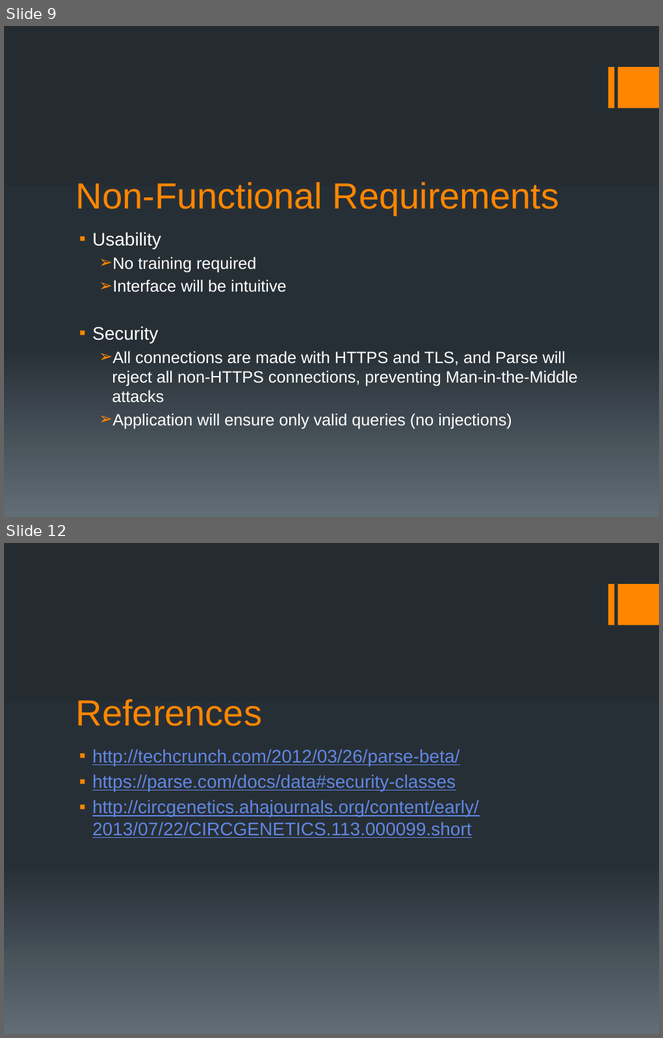
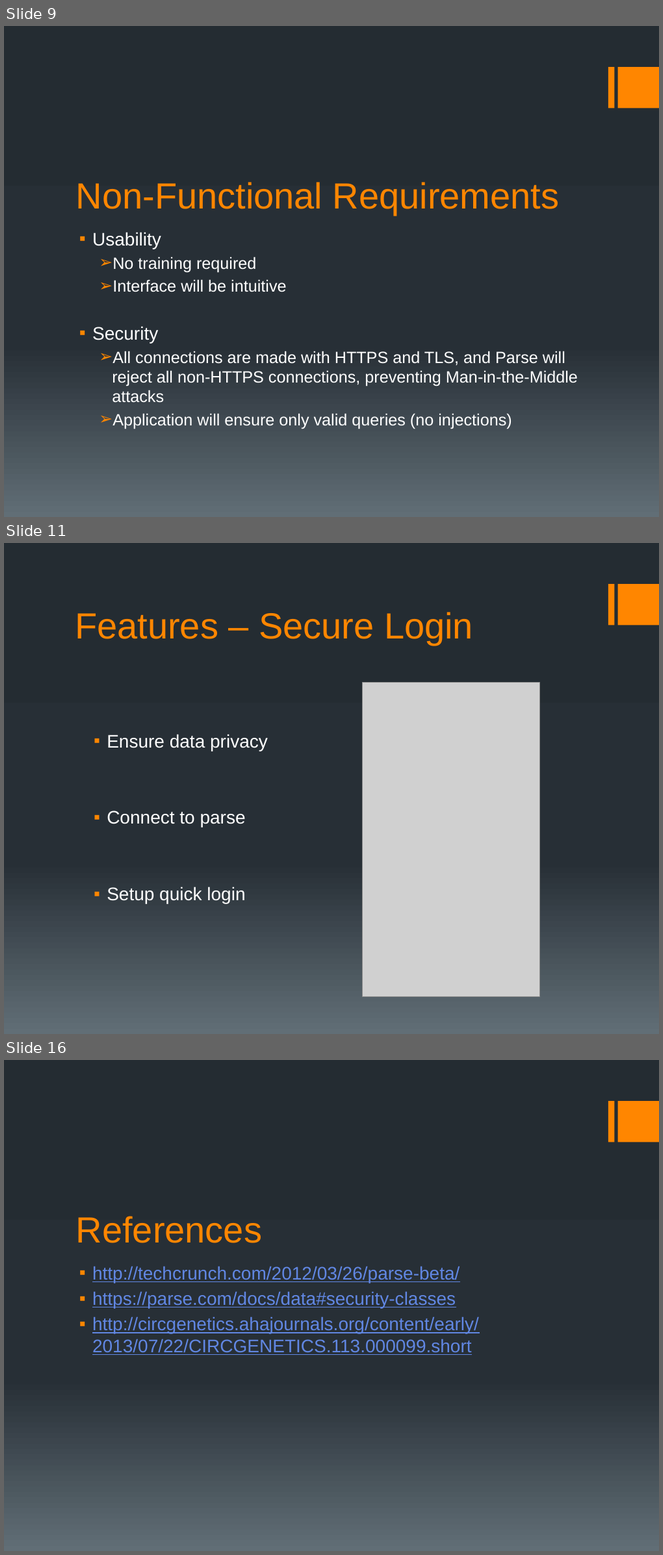
Before and after one commit to ShawnHesch/SAAPI, a slide deck: SAAPI_Walkthrough.pptx. Shown one above the other, each under a label of ours: slides 9 and 12 before the commit, slides 9, 11 and 16 after it; the slides between them are not shown. The pictures are 663x1038 and 663x1555 pixels, drawn with LibreOffice and Linux fonts; fonts in the diff are those of the drawing; grey boxes stand for pictures. Boxes give left, top, right and bottom in pixels: in the first picture for what was removed or moved away, otherwise in the second. Text is boxed around its words. In the diff, an @@ line names an element or a change of style, - is before the commit and + after.

```diff
--- a/SAAPI_Walkthrough.pptx
+++ b/SAAPI_Walkthrough.pptx
@@ slide 11 added at (x1=4, y1=543, x2=659, y2=1034), background gradient #242C33 to #273037 to #636D76; not listed: 2 template elements that a slide beside it also shows @@
@@ text added at (x1=75, y1=612, x2=473, y2=645), 40 pt, text #FF8600 @@
+Features – Secure Login
@@ picture added at (x1=362, y1=683, x2=540, y2=998) @@
@@ text added at (x1=107, y1=734, x2=268, y2=904), 20 pt, text #FFFFFF @@
+▪ Ensure data privacy
+▪ Connect to parse
+▪ Setup quick login
@@ what was slide 12 is now slide 16 @@
```
Also in this commit, not shown: 3 slides changed, 4 other slides added, 1 slide removed, 1 other file.
